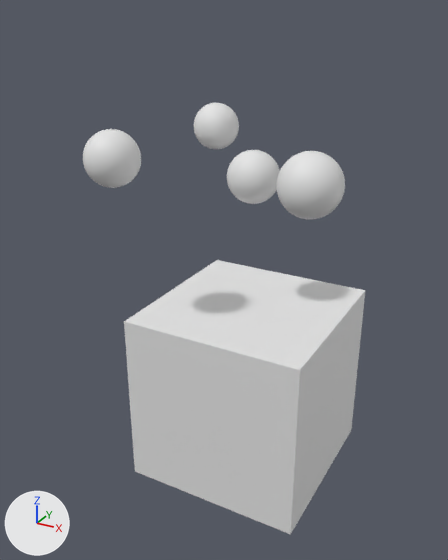
What one commit did to the Blender file testZone.blend.
Camera for both pictures: a camera (50 mm lens) standing at (2.75, -5.62, 4.04) and looking at (-0.24, -0.19, 1.33). Arrows for +X, +Y and +Z are at lower left; the lights stay in place.
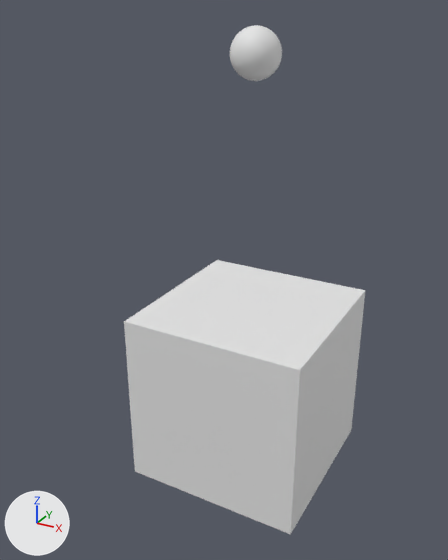
What differs and where, as boxes (x1, y1, x2, y2) in the pictures (448 x 560 px):
'Cube.001', reshaped, moved: before (227, 150, 280, 204); after (230, 25, 282, 81)
'Cube.003', deleted: before (277, 151, 345, 219)
'Cube.004', deleted: before (83, 129, 141, 188)
'Cube.002', deleted: before (194, 103, 239, 149)

The edits, one by one:
me_cube_001 has 1538 vertices, 1536 faces and spans x -0.273..0.273, y -0.273..0.273, z -0.273..0.273.
me_cube_001 is used by ob_cube_001; location (0.0, 0.0, 2.46).
me_cube_001 part 1: the whole mesh is multiplied about its middle by the matrix ((-0.904, 0.0, 0.0), (0.0, -0.904, 0.0), (0.0, 0.0, -0.904)).
Object 'Cube.001' (ob_cube_001) moves from (0.0, 0.0, 2.46) to (0.0, 0.0, 3.64).
Object 'Cube.002' (ob_cube_002) is deleted.
Object 'Cube.003' (ob_cube_003) is deleted.
Object 'Cube.004' (ob_cube_004) is deleted.
